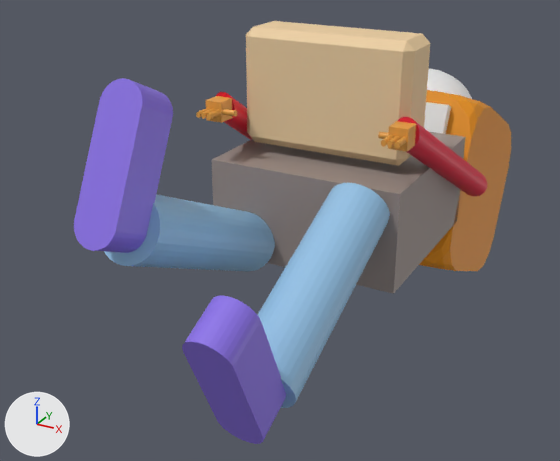
The FBX model Assets/Models/jun_kun_carry_box.fbx, before and after one commit.
The view is the same before and after, from a camera (50 mm lens) standing at (0.762, -0.969, 0.714) and looking at (-0.124, 0.642, -0.092). Lighting does not change. The marker at lower left points along +X, +Y and +Z. The picture after the commit comes second.

Before the edit, the objects in view are built like this:
```python
ob_円柱_005 = bpy.data.objects.new('円柱.005', me_円柱_007)
ob_円柱_005.location = (0.0, 0.0, 0.0)
ob_円柱_011 = bpy.data.objects.new('円柱.011', me_円柱_013)
ob_円柱_011.location = (0.0, 0.0, 0.0)
ob_右脚 = bpy.data.objects.new('右脚', me_円柱_003)
ob_右脚.location = (0.0, 0.033, 0.148)
ob_右脚.rotation_euler = (-0.436, 0.0, 0.0)  # degrees (-25, 0, 0)
ob_右足 = bpy.data.objects.new('右足', me_円柱_015)
ob_右足.location = (0.0, 0.033, 0.148)
ob_右足.rotation_euler = (-0.436, 0.0, 0.0)  # degrees (-25, 0, 0)
ob_左手 = bpy.data.objects.new('左手', me_立方体_002)
ob_左手.location = (0.0, 0.0, 0.0)
ob_左脚 = bpy.data.objects.new('左脚', me_円柱_004)
ob_左脚.location = (0.0, 0.033, -0.148)
ob_左脚.rotation_euler = (0.436, 0.0, 0.0)  # degrees (25, 0, 0)
ob_左腕 = bpy.data.objects.new('左腕', me_円柱_006)
ob_左腕.location = (0.0, 0.0, 0.0)
ob_左足 = bpy.data.objects.new('左足', me_円柱_016)
ob_左足.location = (0.0, 0.033, -0.148)
ob_左足.rotation_euler = (0.436, 0.0, 0.0)  # degrees (25, 0, 0)
ob_立方体 = bpy.data.objects.new('立方体', me_立方体)
ob_立方体.location = (0.0, 0.0, 0.0)
# also in view: 'Esfera UV.001' at (0.0, 1.361, 0.036); '胴体' at (0.0, 0.751, 0.0); 'パン' at (0.0, 1.263, -0.132); 'Bread_Carry_Box' at (0.0, 0.68, 0.28)
```
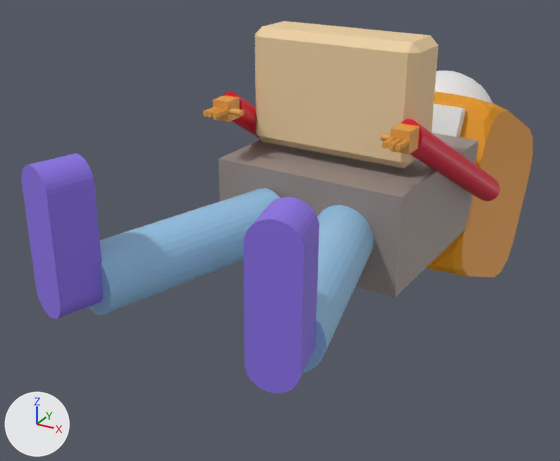
What differs and where, as boxes (x1, y1, x2, y2) in the pictures (560 x 461 px):
'Bread_Carry_Box', moved, turned
    before: (246, 21, 431, 166)
    after: (255, 21, 438, 168)
'胴体', moved, turned
    before: (212, 131, 466, 294)
    after: (218, 133, 478, 297)
'右足', moved, turned
    before: (74, 78, 173, 253)
    after: (21, 153, 103, 319)
'左足', moved, turned
    before: (182, 295, 286, 444)
    after: (243, 197, 319, 393)
'左脚', moved, turned
    before: (258, 183, 390, 408)
    after: (303, 205, 374, 373)
'右脚', moved, turned
    before: (104, 194, 275, 272)
    after: (89, 188, 280, 315)
'パン', moved, turned
    before: (419, 90, 511, 271)
    after: (426, 92, 533, 277)
'左腕', moved, turned
    before: (398, 117, 487, 196)
    after: (401, 119, 500, 201)
'Esfera UV.001', moved, turned
    before: (427, 69, 472, 99)
    after: (435, 71, 493, 104)
'立方体', moved, turned
    before: (424, 102, 451, 134)
    after: (431, 104, 466, 137)
'右腕', moved, turned
    before: (216, 92, 252, 140)
    after: (224, 91, 260, 139)
'左手', moved, turned
    before: (388, 121, 416, 152)
    after: (390, 123, 420, 154)
'右手', moved, turned
    before: (205, 96, 233, 123)
    after: (213, 95, 240, 122)
'円柱.005', moved, turned
    before: (387, 136, 400, 148)
    after: (388, 138, 401, 150)
'円柱.011', moved, turned
    before: (196, 108, 210, 118)
    after: (203, 107, 217, 117)

What changed in the scene script:
```text
Change ob_左手:
    ob_左手.location: (0.0, 0.0, 0.0) -> (-0.021, 0.001, 0.0)
    ob_左手.rotation_euler: (0.0, 0.0, 0.0) -> (0.0, 0.0, -0.0611)  # degrees (0, 0, 0) -> degrees (0, 0, -3.5)
Change ob_右腕:
    ob_右腕.location: (0.0, 0.0, 0.0) -> (-0.021, 0.001, 0.0)
    ob_右腕.rotation_euler: (0.0, 0.0, 0.0) -> (0.0, 0.0, -0.0611)  # degrees (0, 0, 0) -> degrees (0, 0, -3.5)
Change ob_右脚:
    ob_右脚.location: (0.0, 0.033, 0.148) -> (-0.115, -0.026, 0.0)
    ob_右脚.rotation_euler: (-0.436, 0.0, 0.0) -> (0.0, 0.0, -0.314)  # degrees (-25, 0, 0) -> degrees (0, 0, -18)
Change ob_円柱_011:
    ob_円柱_011.location: (0.0, 0.0, 0.0) -> (-0.021, 0.001, 0.0)
    ob_円柱_011.rotation_euler: (0.0, 0.0, 0.0) -> (0.0, 0.0, -0.0611)  # degrees (0, 0, 0) -> degrees (0, 0, -3.5)
Change ob_左腕:
    ob_左腕.location: (0.0, 0.0, 0.0) -> (-0.021, 0.001, 0.0)
    ob_左腕.rotation_euler: (0.0, 0.0, 0.0) -> (0.0, 0.0, -0.0611)  # degrees (0, 0, 0) -> degrees (0, 0, -3.5)
Change ob_パン:
    ob_パン.location: (0.0, 0.0, 0.0) -> (-0.021, 0.001, 0.0)
    ob_パン.rotation_euler: (0.0, 0.0, 0.0) -> (0.0, 0.0, -0.0611)  # degrees (0, 0, 0) -> degrees (0, 0, -3.5)
Change ob_左脚:
    ob_左脚.location: (0.0, 0.033, -0.148) -> (0.076, -0.021, 0.0)
    ob_左脚.rotation_euler: (0.436, 0.0, 0.0) -> (0.0, 0.0, 0.209)  # degrees (25, 0, 0) -> degrees (0, 0, 12)
Change ob_左足:
    ob_左足.location: (0.0, 0.033, -0.148) -> (0.076, -0.021, 0.0)
    ob_左足.rotation_euler: (0.436, 0.0, 0.0) -> (0.0, 0.0, 0.209)  # degrees (25, 0, 0) -> degrees (0, 0, 12)
Change ob_立方体:
    ob_立方体.location: (0.0, 0.0, 0.0) -> (-0.021, 0.001, 0.0)
    ob_立方体.rotation_euler: (0.0, 0.0, 0.0) -> (0.0, 0.0, -0.0611)  # degrees (0, 0, 0) -> degrees (0, 0, -3.5)
Change ob_右足:
    ob_右足.location: (0.0, 0.033, 0.148) -> (-0.115, -0.026, 0.0)
    ob_右足.rotation_euler: (-0.436, 0.0, 0.0) -> (0.0, 0.0, -0.314)  # degrees (-25, 0, 0) -> degrees (0, 0, -18)
Change ob_円柱_005:
    ob_円柱_005.location: (0.0, 0.0, 0.0) -> (-0.021, 0.001, 0.0)
    ob_円柱_005.rotation_euler: (0.0, 0.0, 0.0) -> (0.0, 0.0, -0.0611)  # degrees (0, 0, 0) -> degrees (0, 0, -3.5)
Change ob_右手:
    ob_右手.location: (0.0, 0.0, 0.0) -> (-0.021, 0.001, 0.0)
    ob_右手.rotation_euler: (0.0, 0.0, 0.0) -> (0.0, 0.0, -0.0611)  # degrees (0, 0, 0) -> degrees (0, 0, -3.5)
Change ob_esfera_uv_001:
    ob_esfera_uv_001.location: (0.0, 0.0, 0.0) -> (-0.021, 0.001, 0.0)
    ob_esfera_uv_001.rotation_euler: (0.0, 0.0, 0.0) -> (0.0, 0.0, -0.0611)  # degrees (0, 0, 0) -> degrees (0, 0, -3.5)
Change ob_胴体:
    ob_胴体.location: (0.0, 0.0, 0.0) -> (-0.021, 0.001, 0.0)
    ob_胴体.rotation_euler: (0.0, 0.0, 0.0) -> (0.0, 0.0, -0.0611)  # degrees (0, 0, 0) -> degrees (0, 0, -3.5)
Change ob_bread_carry_box:
    ob_bread_carry_box.location: (0.0, 0.0, 0.0) -> (-0.021, 0.001, 0.0)
    ob_bread_carry_box.rotation_euler: (0.0, 0.0, 0.0) -> (0.0, 0.0, -0.0611)  # degrees (0, 0, 0) -> degrees (0, 0, -3.5)
```
